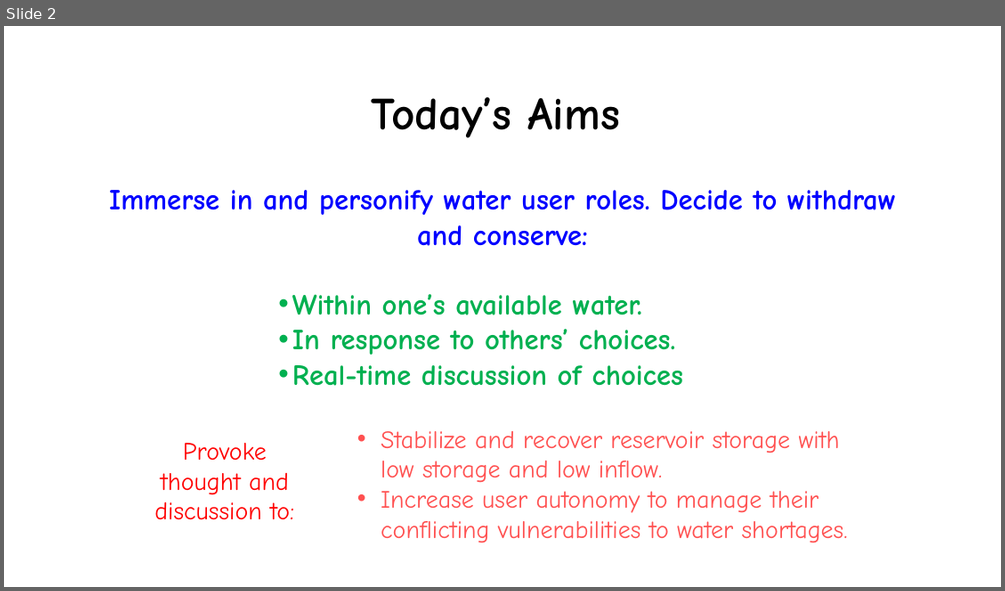
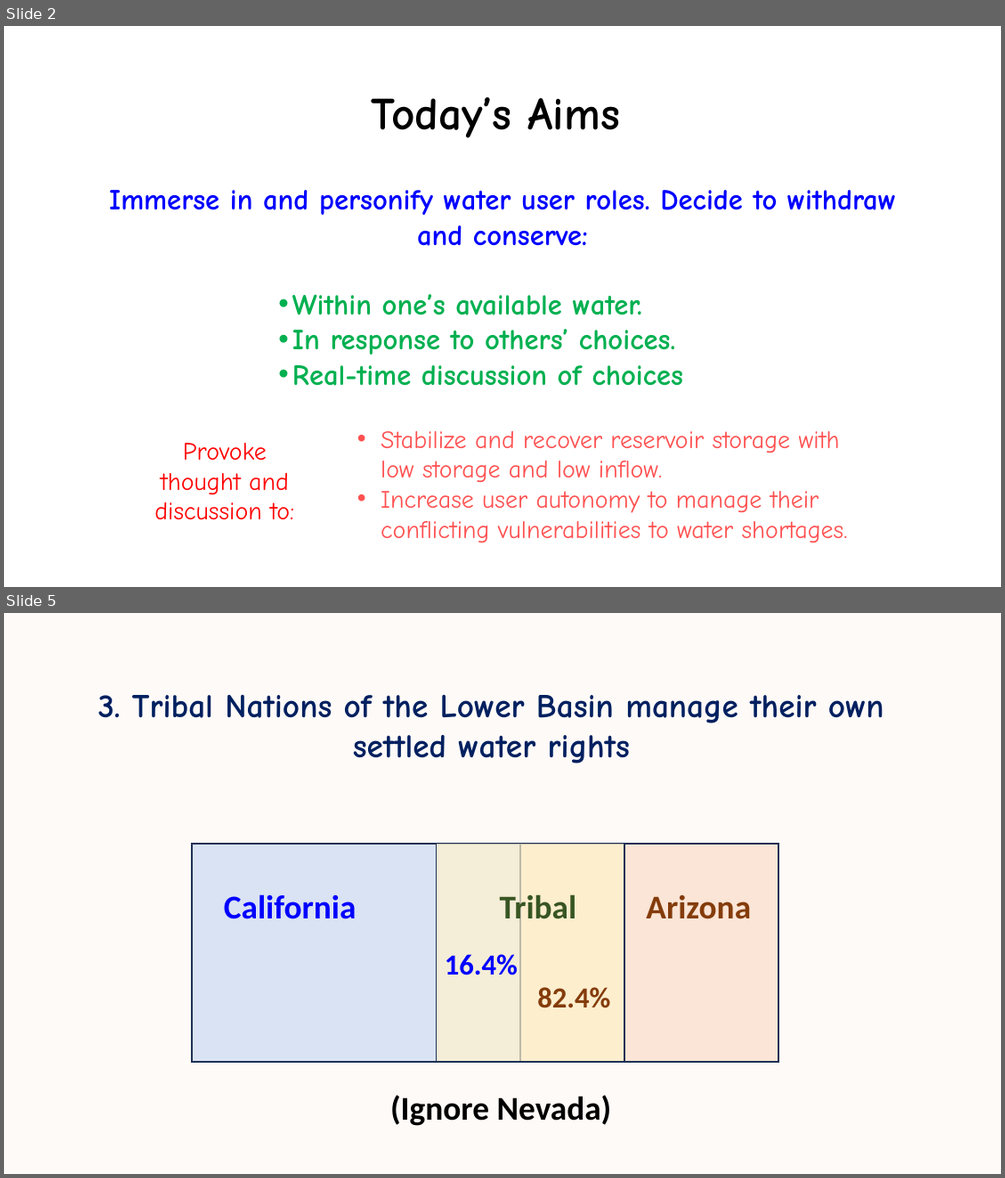
Before and after one commit to dzeke/ColoradoRiverCollaborate, a slide deck: LakeMeadWaterBankDivideInflow/ImmersiveModelLakeMeadDivideInflow-LetsStart.pptx. Shown one above the other, each under a label of ours: slide 2 before the commit, slides 2 and 5 after it; the slides between them are not shown. The pictures are 1005x591 and 1005x1178 pixels, drawn with LibreOffice and Linux fonts; fonts in the diff are those of the drawing. Boxes give left, top, right and bottom in pixels: in the first picture for what was removed or moved away, otherwise in the second. Text is boxed around its words. In the diff, an @@ line names an element or a change of style, - is before the commit and + after.

Commit message:
Update Lets Start with Tribal Nations Split.
Also add Erik Porse / UCANR; Add key ideas to ReadMe-Directions worksheet in Excel File

```diff
--- a/LakeMeadWaterBankDivideInflow/ImmersiveModelLakeMeadDivideInflow-LetsStart.pptx
+++ b/LakeMeadWaterBankDivideInflow/ImmersiveModelLakeMeadDivideInflow-LetsStart.pptx
@@ slide 5 added at [4, 613, 1001, 1174], background #FEFAF8 @@
@@ text added at [98, 695, 884, 763], 32 pt, text #002060, bold @@
+3. Tribal Nations of the Lower Basin manage their own settled water rights
@@ rectangle added at [193, 844, 521, 1062], fill #DAE3F3, outline #1E3256 1.75 pt @@
@@ rectangle added at [437, 844, 624, 1062], fill #FFF2CC at 71% opacity, outline #1E3256 1 pt @@
@@ rectangle added at [521, 844, 778, 1062], fill #FBE5D6, outline #1E3256 1.75 pt @@
@@ text added at [224, 894, 356, 919], 32 pt, text #0000FF, bold @@
+California
@@ text added at [500, 891, 577, 927], 32 pt, text #385723, bold @@
+Tribal
@@ text added at [646, 895, 751, 919], 32 pt, text #843C0B, bold @@
+Arizona
@@ text added at [445, 954, 518, 975], 28 pt, text #0000FF, bold @@
+16.4%
@@ text added at [537, 987, 610, 1008], 28 pt, text #843C0B, bold @@
+82.4%
@@ text added at [390, 1094, 612, 1126], 32 pt, text #000000, bold @@
+(Ignore Nevada)
```
Also in this commit, not shown: 4 slides changed, 2 other files.
